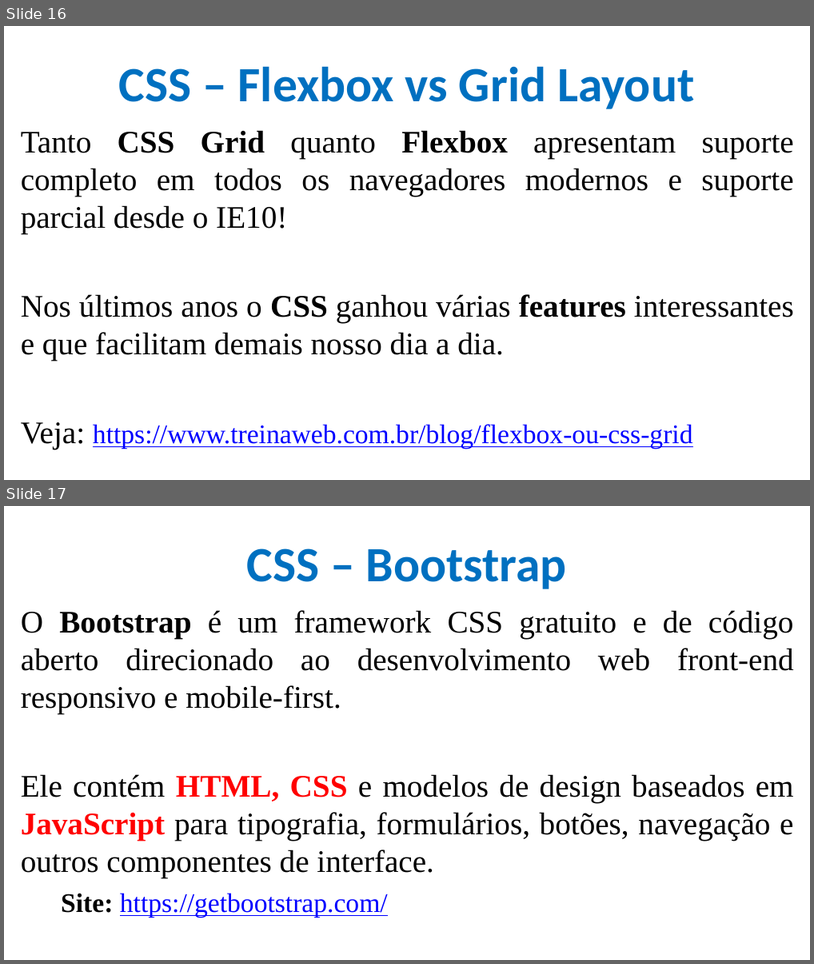
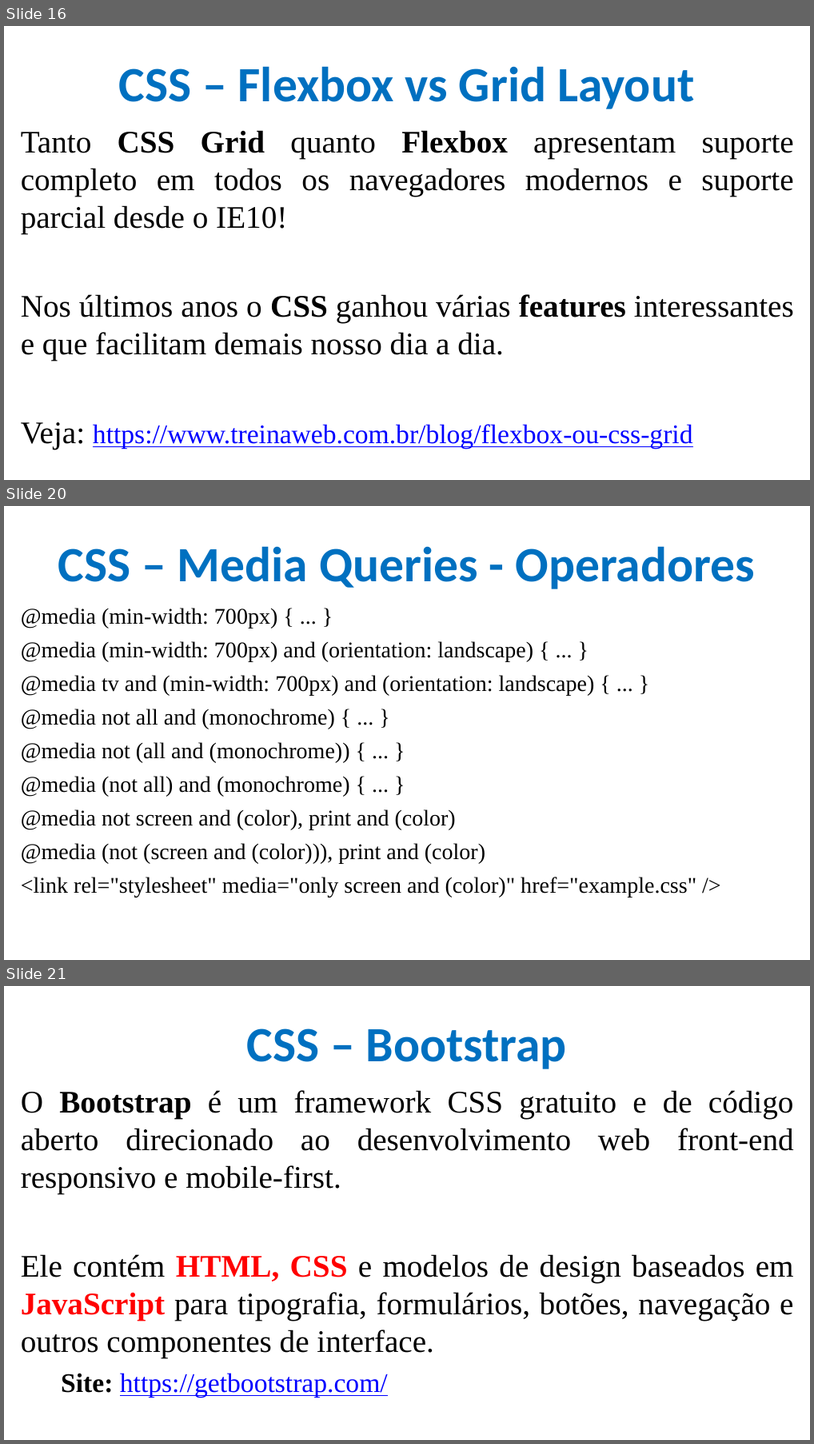
Before and after one commit to CloudEducationBrazil/WydenDesenvolvimentoWebPHP, a slide deck: 01 Classes/Aula 07 Desenvolvimento Web PHP - CSS.pptx. Shown one above the other, each under a label of ours: slides 16 and 17 before the commit, slides 16, 20 and 21 after it; the slides between them are not shown. The pictures are 814x964 and 814x1444 pixels, drawn with LibreOffice and Linux fonts; fonts in the diff are those of the drawing; background and template pictures are left out. Boxes give left, top, right and bottom in pixels: in the first picture for what was removed or moved away, otherwise in the second. Text is boxed around its words. In the diff, an @@ line names an element or a change of style, - is before the commit and + after.

```diff
--- a/01 Classes/Aula 07 Desenvolvimento Web PHP - CSS.pptx
+++ b/01 Classes/Aula 07 Desenvolvimento Web PHP - CSS.pptx
@@ slide 20 added at (x1=4, y1=506, x2=810, y2=960), background picture (left out) @@
@@ title added at (x1=58, y1=546, x2=754, y2=589), 44 pt, text #0070C0, bold @@
+CSS – Media Queries - Operadores
@@ text added at (x1=21, y1=608, x2=697, y2=897), 20 pt, text #000000 @@
+@media (min-width: 700px) { ... }
+@media (min-width: 700px) and (orientation: landscape) { ... }
+@media tv and (min-width: 700px) and (orientation: landscape) { ... }
+@media not all and (monochrome) { ... }
+@media not (all and (monochrome)) { ... }
+@media (not all) and (monochrome) { ... }
+@media not screen and (color), print and (color)
+@media (not (screen and (color))), print and (color)
+<link rel="stylesheet" media="only screen and (color)" href="example.css" />
@@ what was slide 17 is now slide 21 @@
```
Also in this commit, not shown: 3 other slides added.
